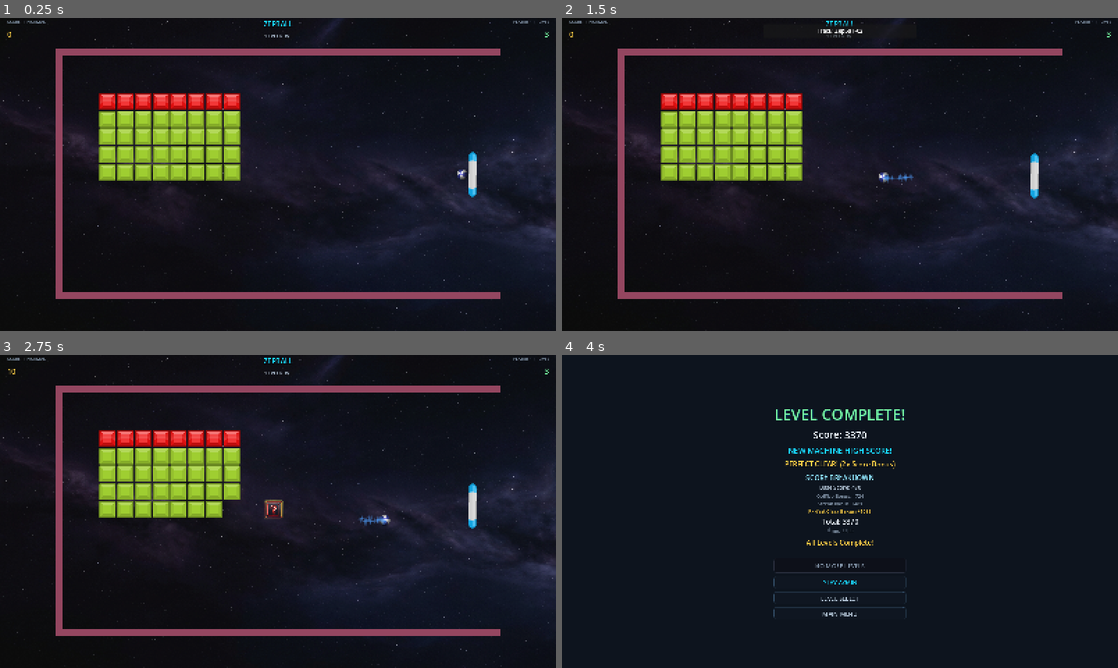
Above: before the commit, frames 1-4 (two rows, left to right).
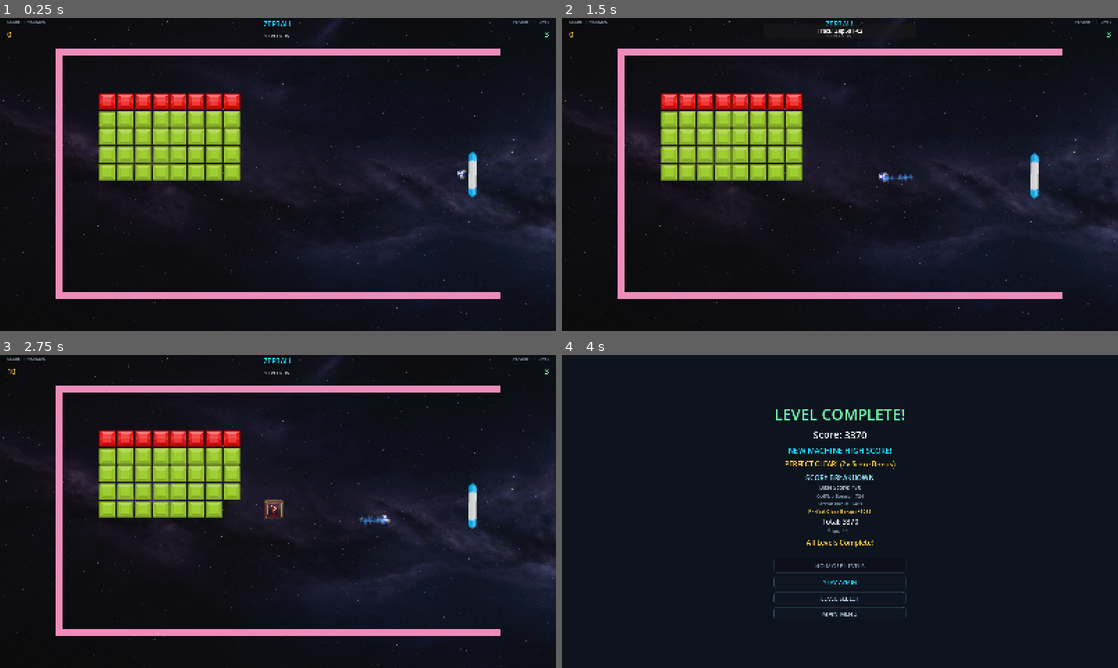
Above: after the commit, the same moments.

Repository: zepanv/zepball
Game: Godot game, scene res://scenes/main/main.tscn
Two runs of this game, one before a commit and one after it. Both use one fixed random seed, a clock stepped at 60 frames per second and the inputs below. This scene is started directly instead of the project's main scene.
Inputs (mouse positions are in pixels of both pictures, inside the frame that each line leads up to):
- Up to frame 1 (0.25 s): no input
- Up to frame 2 (1.5 s): tap Enter (ui_accept) at 0.5, 0.77 s; move the mouse to (867, 174) at 0.52 s; hold ] (audio_next_track) 0.53-1.28 s; hold = (audio_volume_up) from 0.53 s (still down); click (867, 174) at 0.67 s; move the mouse to (812, 174) at 1.27 s; tap [ (audio_prev_track) at 1.35 s
- Up to frame 3 (2.75 s): keep holding = (audio_volume_up); tap Enter (ui_accept) at 1.52 s; move the mouse to (289, 505) at 2.02 s; hold Space (launch_ball) from 2.03 s (still down)
- Up to frame 4 (4 s): keep holding = (audio_volume_up); move the mouse to (834, 517) at 2.77 s; release Space (launch_ball) at 2.78 s; tap Shift at 2.85 s; click (834, 517) at 2.92 s; tap Enter (ui_accept) at 3.02, 3.77 s; move the mouse to (878, 514) at 3.52 s; tap C at 3.6 s

The runs differ from the first frame. In frame 1, 4.5% of the frame differs, in the area x 10-90%, y 9-90%; in frame 2, 4.5%; in frame 3, 4.5%; in frame 4, nothing differs.

Commit message:
fix: bug fixes and polish across gameplay systems
- Speed clear objective timer now updates HUD each second via cached
  display text comparison in poll_timed_objective; color-codes green/
  gold/red based on time remaining without pulsing
- Triple-ball grab launch: skip paddle collision during grab_immunity_timer
  to prevent immediate bounce-back through the right boundary
- Air ball: reset spin_amount on teleport to prevent high-spin paddle hits
  from curving the ball back toward the paddle after landing
- Multiball power-ups: speed up and slow down now apply to newly spawned
  balls via register_ball; expiry syncs all active balls via
  _sync_speed_to_all_balls
- Block barrier: clamp start_y so bricks never overflow top/bottom walls
  when paddle is near a boundary
- Blitz push timer now scales with difficulty: Easy 18s, Normal 16s, Hard 14s;
  endless wave select screen updated to show the values
- Wall color setting: 16 Minecraft-style colors (Pink default) added to
  settings menu under Screen Shake, persisted via SaveManager, applied
  to wall ColorRect nodes at startup and live from pause menu

Co-Authored-By: Claude Sonnet 4.6 <noreply@anthropic.com>

Diff:
--- a/scripts/ball.gd
+++ b/scripts/ball.gd
@@ -643,6 +643,10 @@
 	var center_x = landing_data["center_x"]
 	var step_x = landing_data["step_x"]
 	position = Vector2(center_x, hit_y) + velocity.normalized() * AIR_BALL_LANDING_OFFSET
+	# Clear spin on teleport — spin was acquired from the paddle hit and is no longer
+	# contextually valid once the ball has jumped to the level center. Without this,
+	# high paddle spin curves the ball back toward the paddle immediately after landing.
+	spin_amount = 0.0
 	_resolve_air_ball_landing(center_x, hit_y, step_x)
 
 func _get_air_ball_helper() -> RefCounted:
--- a/scripts/ball_collision_helper.gd
+++ b/scripts/ball_collision_helper.gd
@@ -15,6 +15,11 @@
 		if parent.paddle_reference == null and collider is Node2D:
 			parent.paddle_reference = collider as Node2D
 		var hit_y = parent.position.y
+		# Pass through paddle during launch immunity window — prevents freshly-launched balls
+		# (especially stacked triple-ball grabs) from immediately bouncing off the paddle face
+		# and reversing direction toward the right boundary.
+		if parent.grab_immunity_timer > 0.0:
+			return
 		# Special case: Allow ball to pass through paddle if stuck near walls and moving left
 		# This prevents the ball from getting wedged between paddle and walls
 		if parent.position.y < parent.TOP_ESCAPE_ZONE_Y and parent.velocity.x < 0:
--- a/scripts/hud.gd
+++ b/scripts/hud.gd
@@ -141,6 +141,15 @@
 	elif ratio_left <= 0.66:
 		status_color = UI_THEME.GOLD
 	set_objective_text("BLITZ PUSH IN: %ds | ROWS %d" % [seconds_left, rows_value], false, status_color)
+
+func set_timed_objective_status(text: String, remaining_seconds: float, total_seconds: float) -> void:
+	var ratio_left: float = clampf(remaining_seconds / max(total_seconds, 0.001), 0.0, 1.0)
+	var status_color: Color = UI_THEME.SUCCESS
+	if ratio_left <= 0.33:
+		status_color = UI_THEME.DANGER
+	elif ratio_left <= 0.66:
+		status_color = UI_THEME.GOLD
+	set_objective_text(text, false, status_color)
 
 func show_blitz_all_clear_bonus(points: int) -> void:
 	if combo_overlay == null or combo_label == null:
--- a/scripts/main.gd
+++ b/scripts/main.gd
@@ -151,6 +151,8 @@
 
 		# Connect existing bricks
 		connect_brick_signals()
+
+	_apply_wall_color()
 
 func _restore_set_state(saved_score: int, saved_lives: int, saved_perfect: bool, saved_combo: int, saved_no_miss: int) -> void:
 	"""Restore game state when continuing a set (called deferred to ensure HUD is ready)"""
@@ -788,6 +790,19 @@
 	ball = replacement_ball
 	return replacement_ball
 
+func _apply_wall_color() -> void:
+	if not play_area:
+		return
+	var walls_root: Node = play_area.get_node_or_null("Walls")
+	if not walls_root:
+		return
+	var color_name: String = SaveManager.get_wall_color()
+	var color: Color = SaveSettingsHelper.WALL_COLOR_OPTIONS.get(color_name, SaveSettingsHelper.WALL_COLOR_OPTIONS["Pink"])
+	for wall_name in ["TopWall", "BottomWall", "LeftWall"]:
+		var visual: Node = walls_root.get_node_or_null(wall_name + "/Visual")
+		if visual and visual is ColorRect:
+			(visual as ColorRect).color = color
+
 func _apply_brick_hit_shake(score_value: int) -> void:
 	if not camera or not camera.has_method("shake"):
 		return
--- a/scripts/main_blitz_helper.gd
+++ b/scripts/main_blitz_helper.gd
@@ -3,7 +3,9 @@
 
 const BLITZ_PUSH_TIMER_NAME = "BlitzPushTimer"
 const BLITZ_PACK_ID = "__blitz__"
-const BLITZ_START_INTERVAL = 18.0
+const BLITZ_START_INTERVAL_EASY = 18.0
+const BLITZ_START_INTERVAL_NORMAL = 16.0
+const BLITZ_START_INTERVAL_HARD = 14.0
 const BLITZ_INTERVAL_STEP = 1.0
 const BLITZ_INTERVAL_STEP_PUSHES = 4
 const BLITZ_INTERVAL_FLOOR = 8.0
@@ -20,7 +22,7 @@
 var _push_count: int = 0
 var _rows_spawned: int = 0
 var _rows_survived: int = 0
-var _current_push_interval: float = BLITZ_START_INTERVAL
+var _current_push_interval: float = BLITZ_START_INTERVAL_NORMAL
 var _rng: RandomNumberGenerator = RandomNumberGenerator.new()
 var _parent_ref: Node = null
 var _all_clear_bonus_awarded_for_cycle: bool = false
@@ -35,7 +37,7 @@
 	_push_count = 0
 	_rows_spawned = 0
 	_rows_survived = 0
-	_current_push_interval = BLITZ_START_INTERVAL
+	_current_push_interval = _get_start_interval()
 	_all_clear_bonus_awarded_for_cycle = false
 	_blitz_grid_rows = DEFAULT_BLITZ_GRID_ROWS
 	_blitz_top_row_y = float(parent.LEVEL_START_Y)
@@ -144,9 +146,18 @@
 		parent.hud._configure_topbar_mode()
 	_update_hud_status(parent)
 
+func _get_start_interval() -> float:
+	match DifficultyManager.get_difficulty():
+		DifficultyManager.Difficulty.EASY:
+			return BLITZ_START_INTERVAL_EASY
+		DifficultyManager.Difficulty.HARD:
+			return BLITZ_START_INTERVAL_HARD
+		_:
+			return BLITZ_START_INTERVAL_NORMAL
+
 func _recalculate_push_interval() -> void:
 	var reduction_steps: int = int(floor(float(_push_count) / float(BLITZ_INTERVAL_STEP_PUSHES)))
-	var target_interval: float = BLITZ_START_INTERVAL - (float(reduction_steps) * BLITZ_INTERVAL_STEP)
+	var target_interval: float = _get_start_interval() - (float(reduction_steps) * BLITZ_INTERVAL_STEP)
 	_current_push_interval = max(BLITZ_INTERVAL_FLOOR, target_interval)
 
 func _trigger_blitz_game_over(parent: Node) -> void:
--- a/scripts/main_block_barrier_helper.gd
+++ b/scripts/main_block_barrier_helper.gd
@@ -1,5 +1,8 @@
 class_name MainBlockBarrierHelper
 extends RefCounted
+
+const PLAY_AREA_TOP_Y = 20.0
+const PLAY_AREA_BOTTOM_Y = 700.0
 
 func _spawn_block_barrier(parent: Node, duration: float) -> void:
 	if not parent.paddle or not parent.play_area:
@@ -14,7 +17,12 @@
 	var segment_width = parent.BLOCK_BRICK_WIDTH
 	var segment_count = parent.BLOCK_SEGMENT_COUNT
 	var step = segment_height + parent.BRICK_SPACING
+	var half_h = segment_height / 2.0
 	var start_y = parent.paddle.position.y - ((segment_count - 1) * step) / 2.0
+	# Clamp so bricks stay within the play area walls
+	start_y = clampf(start_y,
+		PLAY_AREA_TOP_Y + half_h,
+		PLAY_AREA_BOTTOM_Y - (segment_count - 1) * step - half_h)
 	var base_x = parent.paddle.position.x + (paddle_width / 2.0) + (segment_width / 2.0) + parent.BLOCK_OFFSET_X
 
 	var block_texture = load("res://assets/graphics/bricks/element_green_rectangle.png")
--- a/scripts/main_survival_helper.gd
+++ b/scripts/main_survival_helper.gd
@@ -106,7 +106,14 @@
 	if not parent.is_survival_mode or objective_helper == null:
 		return
 	var timed_result: Dictionary = objective_helper.poll_timed_objective()
-	_emit_objective_result(parent, timed_result)
+	if not bool(timed_result.get("changed", false)):
+		return
+	if str(timed_result.get("state", "")) == "progress" and parent.hud and parent.hud.has_method("set_timed_objective_status"):
+		var remaining: float = objective_helper.get_timed_seconds_remaining()
+		var total: float = objective_helper.get_timed_seconds_total()
+		parent.hud.set_timed_objective_status(str(timed_result.get("text", "")), remaining, total)
+	else:
+		_emit_objective_result(parent, timed_result)
 
 func _clear_non_main_balls(parent: Node, preserved_ball: Node = null) -> void:
 	if preserved_ball == null and parent.has_method("ensure_primary_ball"):
--- a/scripts/power_up_manager.gd
+++ b/scripts/power_up_manager.gd
@@ -133,18 +133,7 @@
 			return
 		PowerUpType.SPEED_UP, PowerUpType.SLOW_DOWN:
 			active_effects.erase(type)
-			var speed_target: Node = target
-			if speed_target and not is_instance_valid(speed_target):
-				speed_target = null
-			if not speed_target:
-				speed_target = _get_speed_target()
-			if speed_target:
-				if active_effects.has(PowerUpType.SPEED_UP) and speed_target.has_method("apply_speed_up_effect"):
-					speed_target.apply_speed_up_effect()
-				elif active_effects.has(PowerUpType.SLOW_DOWN) and speed_target.has_method("apply_slow_down_effect"):
-					speed_target.apply_slow_down_effect()
-				elif speed_target.has_method("reset_ball_speed"):
-					speed_target.reset_ball_speed()
+			_sync_speed_to_all_balls()
 			effect_expired.emit(type)
 			_refresh_processing_state()
 			return
@@ -304,6 +293,11 @@
 	if tracked_balls.has(ball):
 		return
 	tracked_balls.append(ball)
+	# Sync active per-ball speed effects so multiball balls match the current state
+	if active_effects.has(PowerUpType.SPEED_UP) and ball.has_method("apply_speed_up_effect"):
+		ball.apply_speed_up_effect()
+	elif active_effects.has(PowerUpType.SLOW_DOWN) and ball.has_method("apply_slow_down_effect"):
+		ball.apply_slow_down_effect()
 
 func unregister_ball(ball: Node) -> void:
 	if not ball:
@@ -326,6 +320,17 @@
 	for i in range(tracked_balls.size() - 1, -1, -1):
 		if not is_instance_valid(tracked_balls[i]):
 			tracked_balls.remove_at(i)
+
+func _sync_speed_to_all_balls() -> void:
+	for ball in get_active_balls():
+		if not is_instance_valid(ball):
+			continue
+		if active_effects.has(PowerUpType.SPEED_UP) and ball.has_method("apply_speed_up_effect"):
+			ball.apply_speed_up_effect()
+		elif active_effects.has(PowerUpType.SLOW_DOWN) and ball.has_method("apply_slow_down_effect"):
+			ball.apply_slow_down_effect()
+		elif ball.has_method("reset_ball_speed"):
+			ball.reset_ball_speed()
 
 func _refresh_processing_state() -> void:
 	set_process(not active_effects.is_empty())
--- a/scripts/save_manager.gd
+++ b/scripts/save_manager.gd
@@ -677,6 +677,12 @@
 func get_show_fps() -> bool:
 	return settings_helper.get_show_fps(save_data)
 
+func save_wall_color(color_name: String) -> void:
+	settings_helper.save_wall_color(save_data, save_to_disk, color_name)
+
+func get_wall_color() -> String:
+	return settings_helper.get_wall_color(save_data)
+
 func save_paddle_sensitivity(sensitivity: float) -> void:
 	settings_helper.save_paddle_sensitivity(save_data, save_to_disk, sensitivity)
 
--- a/scripts/save_settings_helper.gd
+++ b/scripts/save_settings_helper.gd
@@ -16,7 +16,27 @@
 	"combo_flash_enabled": false,
 	"skip_level_intro": false,
 	"show_fps": false,
+	"wall_color": "Pink",
 	"keybindings": {}
+}
+
+const WALL_COLOR_OPTIONS: Dictionary = {
+	"White":      Color(0.93, 0.93, 0.93),
+	"Light Gray": Color(0.63, 0.63, 0.63),
+	"Gray":       Color(0.40, 0.40, 0.40),
+	"Black":      Color(0.15, 0.15, 0.15),
+	"Brown":      Color(0.53, 0.33, 0.12),
+	"Red":        Color(0.75, 0.17, 0.17),
+	"Orange":     Color(0.87, 0.47, 0.10),
+	"Yellow":     Color(0.87, 0.80, 0.10),
+	"Lime":       Color(0.37, 0.82, 0.18),
+	"Green":      Color(0.17, 0.53, 0.17),
+	"Cyan":       Color(0.17, 0.67, 0.73),
+	"Light Blue": Color(0.42, 0.70, 0.87),
+	"Blue":       Color(0.18, 0.28, 0.73),
+	"Purple":     Color(0.50, 0.17, 0.73),
+	"Magenta":    Color(0.73, 0.23, 0.73),
+	"Pink":       Color(0.93, 0.55, 0.73),
 }
 
 const REBIND_ACTIONS = [
@@ -125,6 +145,16 @@
 
 func get_show_fps(save_data: Dictionary) -> bool:
 	return save_data["settings"].get("show_fps", false)
+
+func save_wall_color(save_data: Dictionary, save_to_disk: Callable, color_name: String) -> void:
+	if not WALL_COLOR_OPTIONS.has(color_name):
+		push_warning("Invalid wall color: " + color_name)
+		return
+	save_data["settings"]["wall_color"] = color_name
+	save_to_disk.call()
+
+func get_wall_color(save_data: Dictionary) -> String:
+	return save_data["settings"].get("wall_color", "Pink")
 
 func save_paddle_sensitivity(save_data: Dictionary, save_to_disk: Callable, sensitivity: float) -> void:
 	sensitivity = clampf(sensitivity, 0.5, 2.0)
@@ -225,6 +255,9 @@
 		updated = true
 	if not save_data["settings"].has("show_fps"):
 		save_data["settings"]["show_fps"] = false
+		updated = true
+	if not save_data["settings"].has("wall_color") or not WALL_COLOR_OPTIONS.has(save_data["settings"].get("wall_color", "")):
+		save_data["settings"]["wall_color"] = "Pink"
 		updated = true
 
 	# Migrate keybindings to add gamepad support (reset if no gamepad events found)
--- a/scripts/ui/endless_waves.gd
+++ b/scripts/ui/endless_waves.gd
@@ -21,6 +21,7 @@
 
 func _ready() -> void:
 	_apply_theme()
+	_populate_descriptions()
 	_populate_run_summaries()
 	_update_focus_neighbors()
 	await get_tree().process_frame
@@ -46,6 +47,9 @@
 	UI_THEME.style_muted_button(back_button)
 	UI_THEME.style_meta(footer_hint_label)
 	blitz_start_button.disabled = false
+
+func _populate_descriptions() -> void:
+	blitz_description_label.text = "Rows push toward the paddle on a timer. Survive pressure by clearing lanes before they close.\nPush interval by difficulty — Easy: 18s  |  Normal: 16s  |  Hard: 14s"
 
 func _populate_run_summaries() -> void:
 	var survival_runs: Array = SaveManager.get_survival_top_runs()
--- a/scripts/ui/settings.gd
+++ b/scripts/ui/settings.gd
@@ -14,6 +14,8 @@
 @onready var profile_title = $Panel/ScrollContainer/VBoxContainer/ProfileSection/ProfileTitle
 @onready var data_title = $Panel/ScrollContainer/VBoxContainer/DataSection/DataTitle
 
+@onready var shake_section: VBoxContainer = $Panel/ScrollContainer/VBoxContainer/TopRow/ScreenShakeSection
+
 # Screen shake controls
 @onready var shake_off_button = $Panel/ScrollContainer/VBoxContainer/TopRow/ScreenShakeSection/ShakeButtons/OffButton
 @onready var shake_low_button = $Panel/ScrollContainer/VBoxContainer/TopRow/ScreenShakeSection/ShakeButtons/LowButton
@@ -62,6 +64,7 @@
 @onready var reset_confirm_dialog = $ResetSettingsConfirmDialog
 
 var is_loading_settings: bool = false
+var wall_color_option: OptionButton = null
 var opened_from_pause: bool = false
 
 signal closed_from_pause
@@ -88,6 +91,8 @@
 	shake_low_button.pressed.connect(func(): _set_screen_shake("Low"))
 	shake_medium_button.pressed.connect(func(): _set_screen_shake("Medium"))
 	shake_high_button.pressed.connect(func(): _set_screen_shake("High"))
+
+	_create_wall_color_row()
 
 	# Effect toggles
 	particles_check.toggled.connect(_on_particles_toggled)
@@ -187,6 +192,20 @@
 		_on_back_pressed()
 		accept_event()
 
+func _create_wall_color_row() -> void:
+	var label = Label.new()
+	label.text = "Wall Color"
+	UI_THEME.style_meta(label)
+	shake_section.add_child(label)
+
+	wall_color_option = OptionButton.new()
+	wall_color_option.custom_minimum_size = Vector2(0, 40)
+	for color_name in SaveSettingsHelper.WALL_COLOR_OPTIONS.keys():
+		wall_color_option.add_item(color_name)
+	UI_THEME.style_option_button(wall_color_option)
+	wall_color_option.item_selected.connect(_on_wall_color_selected)
+	shake_section.add_child(wall_color_option)
+
 func _load_current_settings():
 	"""Load settings from SaveManager and update UI"""
 	is_loading_settings = true
@@ -196,6 +215,14 @@
 	# Screen shake intensity
 	var shake_intensity = SaveManager.get_screen_shake_intensity()
 	_update_shake_buttons(shake_intensity)
+
+	# Wall color
+	if wall_color_option:
+		var saved_color = SaveManager.get_wall_color()
+		for i in range(wall_color_option.get_item_count()):
+			if wall_color_option.get_item_text(i) == saved_color:
+				wall_color_option.select(i)
+				break
 
 	# Particle effects
 	particles_check.button_pressed = SaveManager.get_particle_effects()
@@ -242,6 +269,18 @@
 	"""Set screen shake intensity"""
 	SaveManager.save_screen_shake_intensity(intensity)
 	_update_shake_buttons(intensity)
+
+func _on_wall_color_selected(index: int) -> void:
+	if is_loading_settings:
+		return
+	var color_name: String = wall_color_option.get_item_text(index)
+	SaveManager.save_wall_color(color_name)
+	_apply_live_wall_color()
+
+func _apply_live_wall_color() -> void:
+	var main_node = get_tree().get_first_node_in_group("main_controller")
+	if main_node and main_node.has_method("_apply_wall_color"):
+		main_node._apply_wall_color()
 
 func _update_shake_buttons(intensity: String):
 	"""Update button highlights based on selected intensity"""
@@ -318,6 +357,8 @@
 	var hud = get_parent()
 	if hud and hud.has_method("apply_settings_from_save"):
 		hud.apply_settings_from_save()
+
+	_apply_live_wall_color()
 
 func _on_sensitivity_changed(value: float):
 	"""Handle paddle sensitivity slider"""
@@ -575,6 +616,13 @@
 	var track_id = SaveManager.get_music_track_id()
 	if track_id != "":
 		AudioManager.set_music_track(track_id)
+	if wall_color_option:
+		var saved_color = SaveManager.get_wall_color()
+		for i in range(wall_color_option.get_item_count()):
+			if wall_color_option.get_item_text(i) == saved_color:
+				wall_color_option.select(i)
+				break
+	_apply_live_wall_color()
 	_apply_live_settings()
 
 func _on_back_pressed():
--- a/scripts/wave_objective_helper.gd
+++ b/scripts/wave_objective_helper.gd
@@ -18,6 +18,7 @@
 var _objective_failed: bool = false
 var _wave_start_msec: int = 0
 var _wave_start_score: int = 0
+var _last_poll_display_text: String = ""
 var _rng: RandomNumberGenerator = RandomNumberGenerator.new()
 
 func _init() -> void:
@@ -41,6 +42,7 @@
 	_objective_failed = false
 	_wave_start_msec = Time.get_ticks_msec()
 	_wave_start_score = current_score
+	_last_poll_display_text = ""
 
 	var objective_odds: float = EARLY_WAVE_OBJECTIVE_ODDS if wave_number <= EARLY_WAVE_CUTOFF else DEFAULT_OBJECTIVE_ODDS
 	if _rng.randf() > objective_odds:
@@ -120,7 +122,6 @@
 	if objective_id != OBJECTIVE_SPEED_CLEAR and objective_id != OBJECTIVE_OPENING_SALVO:
 		return _make_result(false, "none")
 
-	var text_before: String = get_display_text()
 	var was_failed: bool = _objective_failed
 	var elapsed_seconds: float = _get_wave_elapsed_seconds()
 
@@ -135,10 +136,12 @@
 				_objective_failed = true
 
 	if not was_failed and _objective_failed:
+		_last_poll_display_text = get_display_text()
 		return _make_result(true, "failed")
 
-	var text_after: String = get_display_text()
-	if text_after != text_before:
+	var text_now: String = get_display_text()
+	if text_now != _last_poll_display_text:
+		_last_poll_display_text = text_now
 		return _make_result(true, "progress")
 	return _make_result(false, "none")
 
@@ -209,6 +212,25 @@
 		return "%s: %d/%d | %s" % [objective_label, progress, target, reward_text]
 	return "%s | %s" % [objective_label, reward_text]
 
+func get_timed_seconds_remaining() -> float:
+	var objective_id: String = str(current_objective.get("id", ""))
+	var time_limit: float = 0.0
+	match objective_id:
+		OBJECTIVE_SPEED_CLEAR:
+			time_limit = float(current_objective.get("target_seconds", 0.0))
+		OBJECTIVE_OPENING_SALVO:
+			time_limit = float(current_objective.get("window_seconds", OPENING_SALVO_WINDOW_SECONDS))
+	return max(0.0, time_limit - _get_wave_elapsed_seconds())
+
+func get_timed_seconds_total() -> float:
+	var objective_id: String = str(current_objective.get("id", ""))
+	match objective_id:
+		OBJECTIVE_SPEED_CLEAR:
+			return float(current_objective.get("target_seconds", 0.0))
+		OBJECTIVE_OPENING_SALVO:
+			return float(current_objective.get("window_seconds", OPENING_SALVO_WINDOW_SECONDS))
+	return 0.0
+
 func _build_candidates(wave_data: Dictionary, wave_number: int) -> Array[Dictionary]:
 	var candidates: Array[Dictionary] = []
 	var wave: int = max(1, wave_number)
